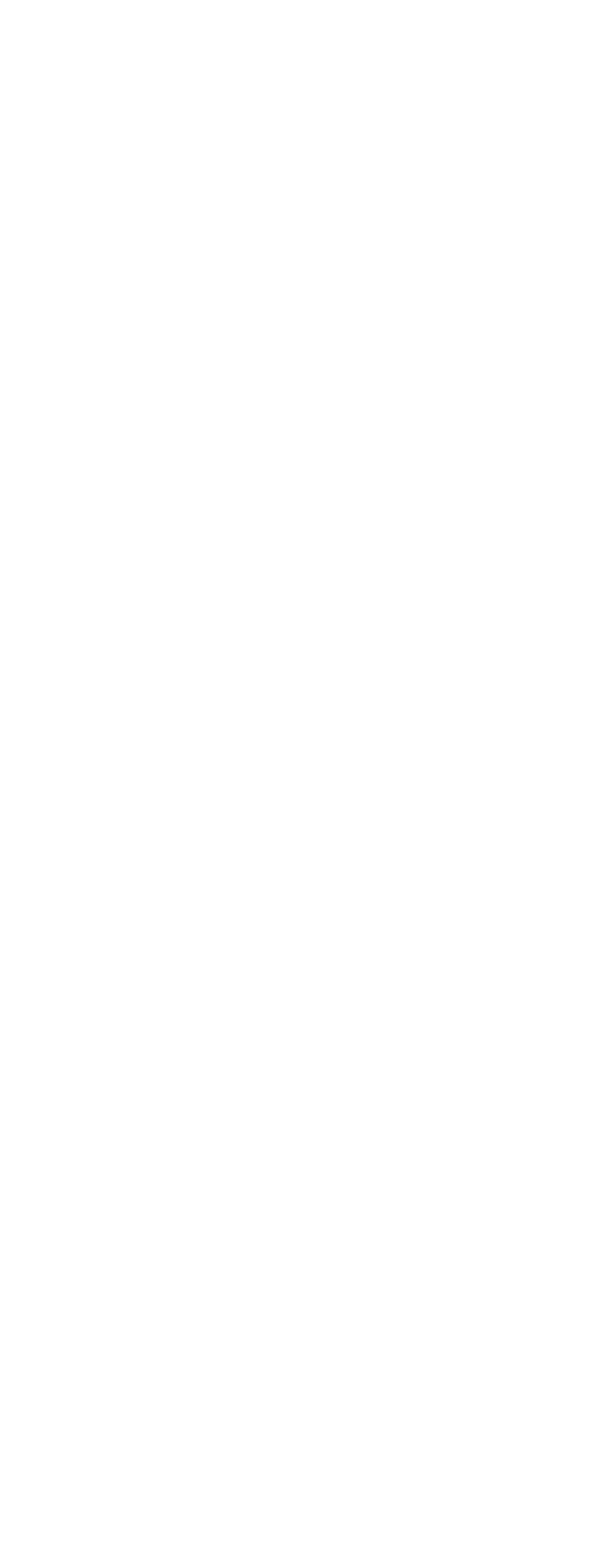
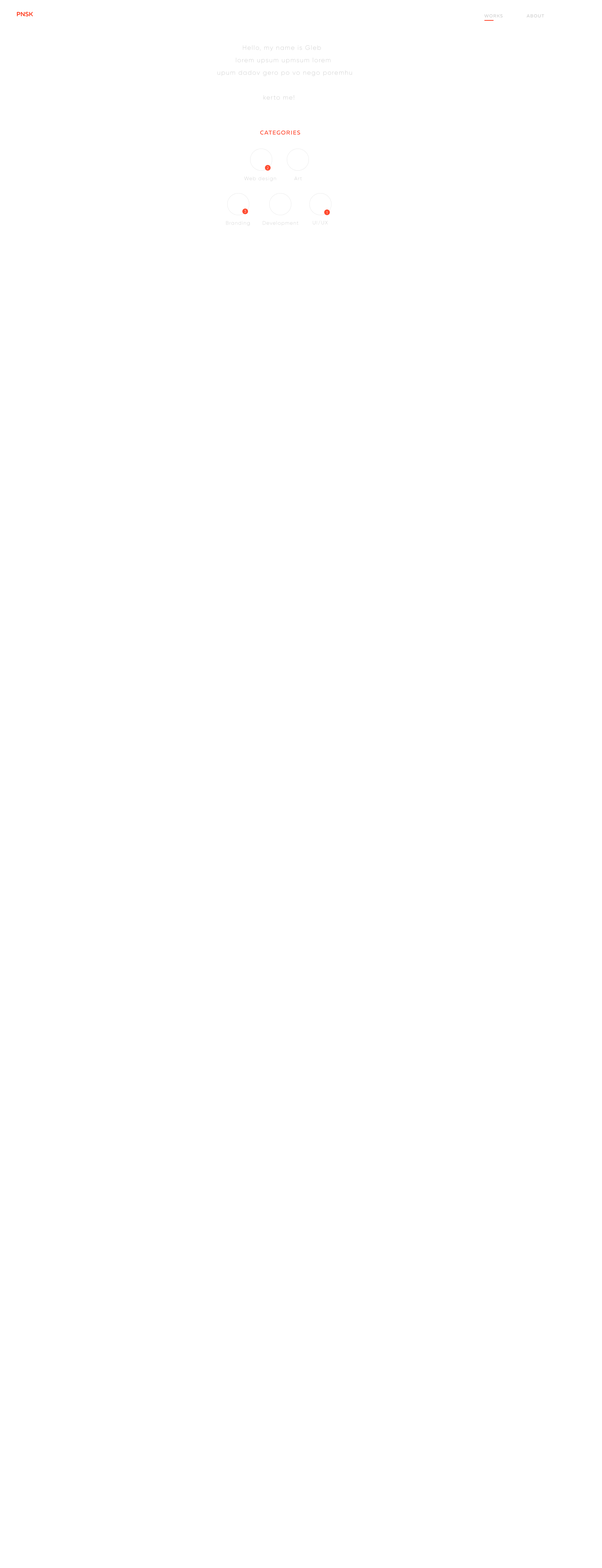
Before/after of a 602 x 1568 layered artwork. What changed in the layer stack:
added layer "Hello, my name is Gleb lorem upsum upmsum lo" above "Слой 7" over [217, 45, 353, 100]
added layer "ABOUT" over [526, 14, 545, 18]
added layer "CATEGORIES" above "Фигура 1" over [260, 130, 301, 135]
added layer "Art" above "Development" over [294, 176, 302, 181]
added layer "Development" above "Branding" over [262, 220, 299, 226]
added layer "Branding" above "UI/UX" over [226, 221, 250, 226]
added layer "UI/UX" above "Web design" over [312, 220, 328, 225]
added layer "Web design" above "WORKS" over [244, 176, 277, 182]
added layer "WORKS" above "Слой 1" over [484, 14, 503, 18]
added layer "Слой 8" above "3" over [16, 11, 33, 17]
added layer "Эллипс 2 копия 2" above "Эллипс 2 копия" over [242, 208, 249, 215]
added layer "Эллипс 2 копия" above "Эллипс 2" over [324, 209, 330, 216]
added layer "Эллипс 2" above "Эллипс 1 копия 4" over [264, 164, 271, 171]
added layer "Эллипс 1 копия 4" above "Эллипс 1 копия 3" over [269, 193, 292, 216]
added layer "Эллипс 1 копия 3" above "Эллипс 1 копия 2" over [309, 193, 332, 216]
added layer "Эллипс 1 копия 2" above "Эллипс 1 копия" over [227, 193, 250, 216]
added layer "Эллипс 1 копия" above "Эллипс 1" over [286, 148, 309, 171]
added layer "Эллипс 1" above "Layer 0" over [250, 148, 273, 171]
